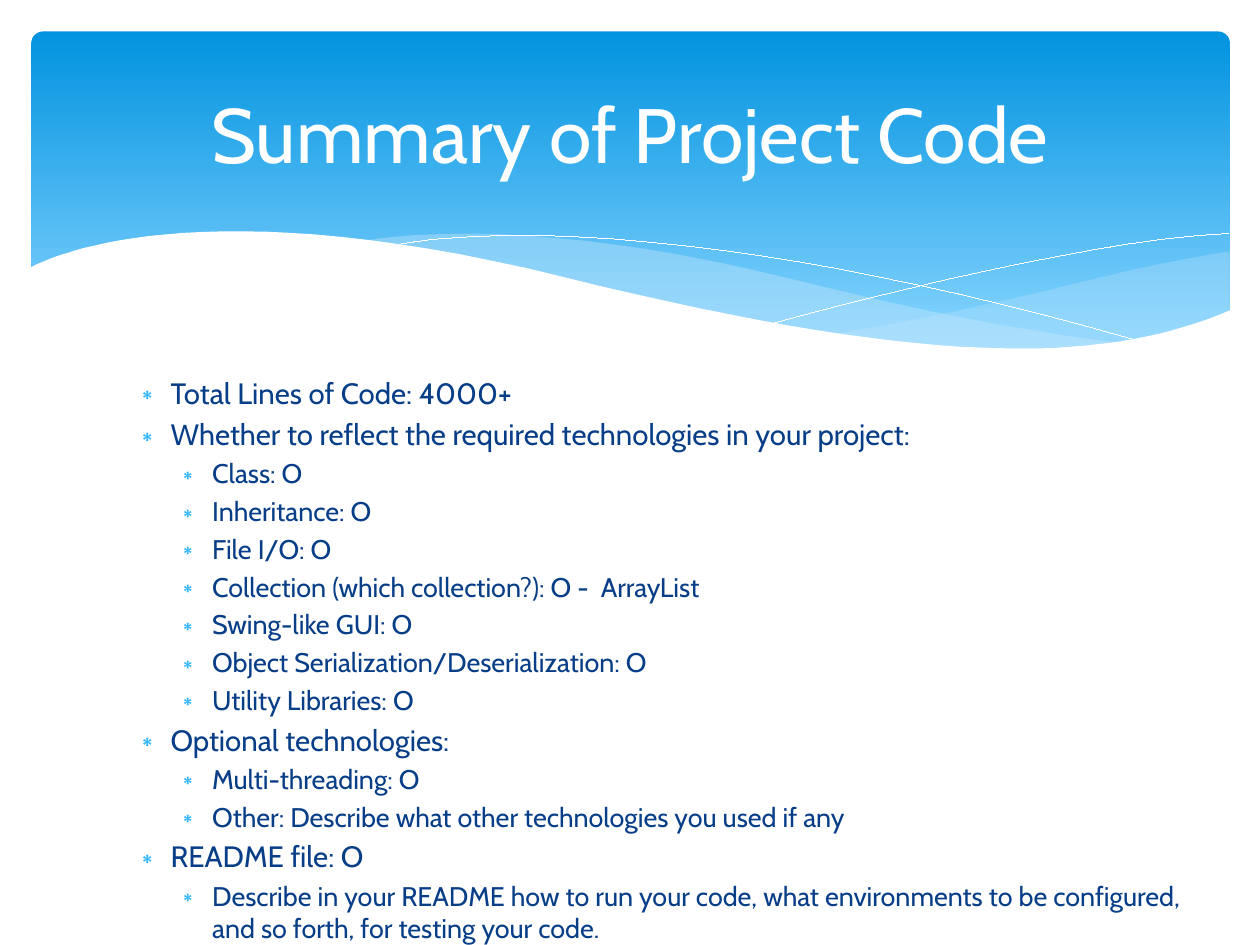
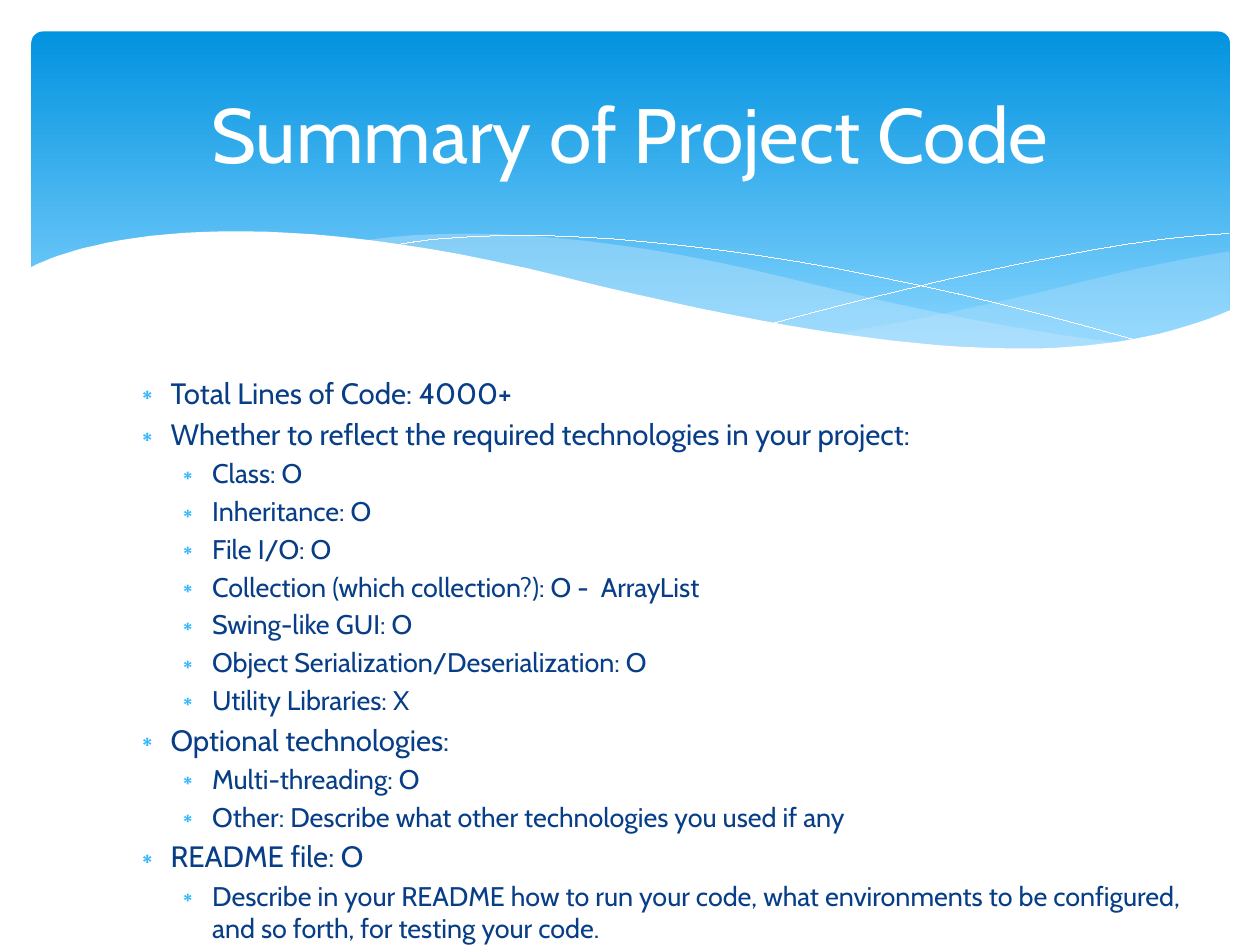
Before and after one commit to hankn01/VaccineCMSJavaSwing, a slide deck: slide 15 of team1Presentation.pptx (slide 13 before the commit). Drawn at 1260x945 pixels with LibreOffice and Linux fonts; fonts in the diff are those of the drawing. Boxes give left, top, right and bottom in pixels: in the first picture for what was removed or moved away, otherwise in the second. Text is boxed around its words. In the diff, an @@ line names an element or a change of style, - is before the commit and + after.

```diff
--- a/team1Presentation.pptx
+++ b/team1Presentation.pptx
@@ text at (212,689,409,716): text changed @@
-  ∗ Utility Libraries: O
+  ∗ Utility Libraries: X
```
Also in this commit, not shown: 10 other slides changed, 2 slides added.
